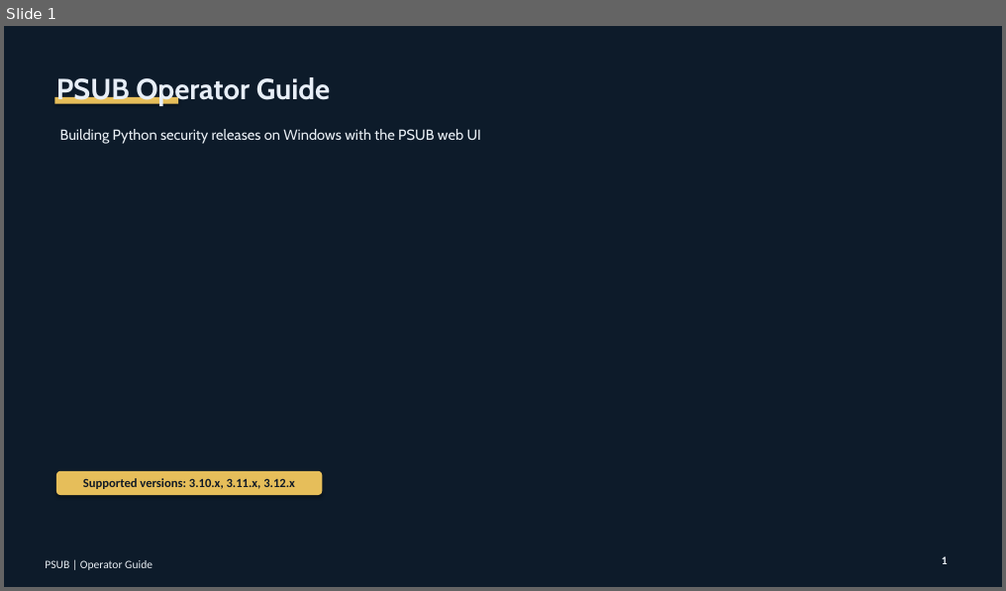
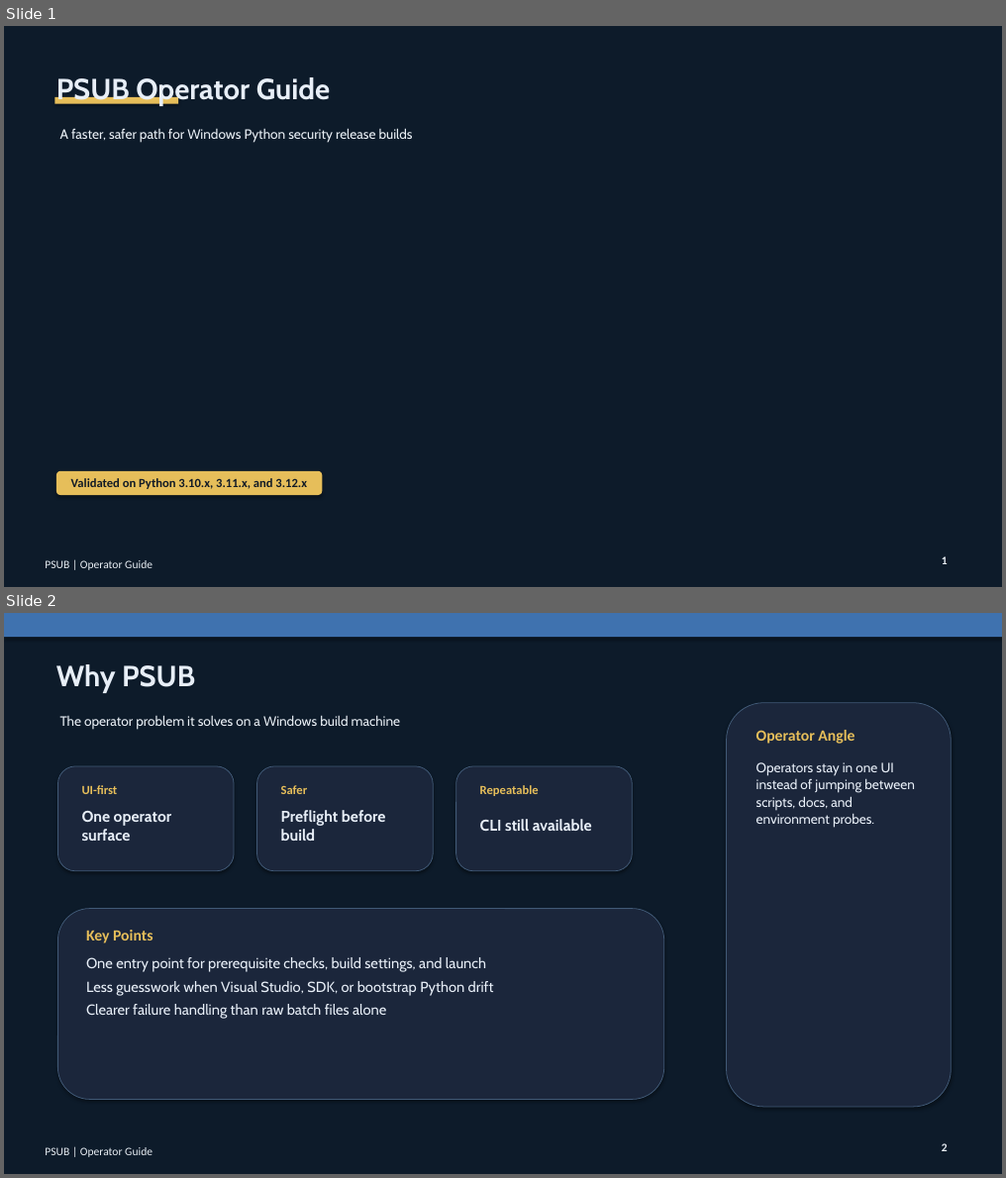
Before and after one commit to patrikkarlsson72/psub, a slide deck: output/presentation/PSUB-Operator-Guide.pptx. Shown one above the other, each under a label of ours: slide 1 before the commit, slides 1 and 2 after it. The pictures are 1006x591 and 1006x1178 pixels, drawn with LibreOffice and Linux fonts; fonts in the diff are those of the drawing; background and template pictures are left out; a plain dark background stands for a picture behind light text. Boxes give left, top, right and bottom in pixels: in the first picture for what was removed or moved away, otherwise in the second. Text is boxed around its words. In the diff, an @@ line names an element or a change of style, - is before the commit and + after.

Commit message:
Refine PSUB operator presentation deck

```diff
--- a/output/presentation/PSUB-Operator-Guide.pptx
+++ b/output/presentation/PSUB-Operator-Guide.pptx
@@ slide 2 added at [4, 613, 1002, 1174], background #FFFFFF @@
@@ rectangle added at [4, 613, 1002, 1174], fill #0D1B2A @@
@@ rectangle added at [4, 613, 1002, 637], fill #3F72AF @@
@@ text added at [56, 664, 195, 693], 28 pt, text #E7EEF7, bold @@
+Why PSUB
@@ text added at [60, 715, 401, 730], 13 pt, text #E8EEF4 @@
+The operator problem it solves on a Windows build machine
@@ rounded rectangle added at [727, 703, 951, 1107], fill #1B263B, outline #415A77 0.75 pt @@
@@ text added at [756, 730, 854, 744], 15 pt, text #E6BE5A, bold @@
+Operator Angle
@@ rounded rectangle added at [57, 766, 234, 871], fill #1B263B, outline #415A77 0.75 pt @@
@@ text added at [82, 785, 118, 794], 12 pt, text #E6BE5A, bold @@
+UI-first
@@ rounded rectangle added at [257, 766, 433, 871], fill #1B263B, outline #415A77 0.75 pt @@
@@ text added at [281, 785, 308, 794], 12 pt, text #E6BE5A, bold @@
+Safer
@@ rounded rectangle added at [456, 766, 632, 871], fill #1B263B, outline #415A77 0.75 pt @@
@@ text added at [480, 785, 539, 796], 12 pt, text #E6BE5A, bold @@
+Repeatable
@@ text added at [756, 762, 915, 828], 13 pt, text #E7EEF7 @@
+Operators stay in one UI instead of jumping between scripts, docs, and environment probes.
@@ text added at [82, 811, 172, 841], 15 pt, text #E7EEF7, bold @@
+One operator surface
@@ text added at [281, 810, 386, 841], 15 pt, text #E7EEF7, bold @@
+Preflight before build
@@ text added at [480, 819, 592, 831], 15 pt, text #E7EEF7, bold @@
+CLI still available
@@ rounded rectangle added at [57, 909, 664, 1100], fill #1B263B, outline #415A77 0.75 pt @@
@@ text added at [86, 930, 152, 944], 15 pt, text #E6BE5A, bold @@
+Key Points
@@ text added at [86, 958, 494, 1019], 14 pt, text #E7EEF7 @@
+One entry point for prerequisite checks, build settings, and launch
+Less guesswork when Visual Studio, SDK, or bootstrap Python drift
+Clearer failure handling than raw batch files alone
@@ text added at [942, 1144, 947, 1152], 11 pt, text #E8EEF4, bold @@
+2
@@ text added at [45, 1148, 152, 1157], 11 pt, text #E8EEF4 @@
+PSUB | Operator Guide
@@ slide 1 changed as well @@
@@ text at [60, 128, 413, 143]: text changed; size 14 to 13 pt @@
-Building Python security releases on Windows with the PSUB web UI
+A faster, safer path for Windows Python security release builds
@@ text in rounded rectangle at [71, 478, 307, 489]: text changed @@
-Supported versions: 3.10.x, 3.11.x, 3.12.x
+Validated on Python 3.10.x, 3.11.x, and 3.12.x
```
Also in this commit, not shown: 4 other slides changed, 2 other slides added, 5 slides removed, 3 other files.
